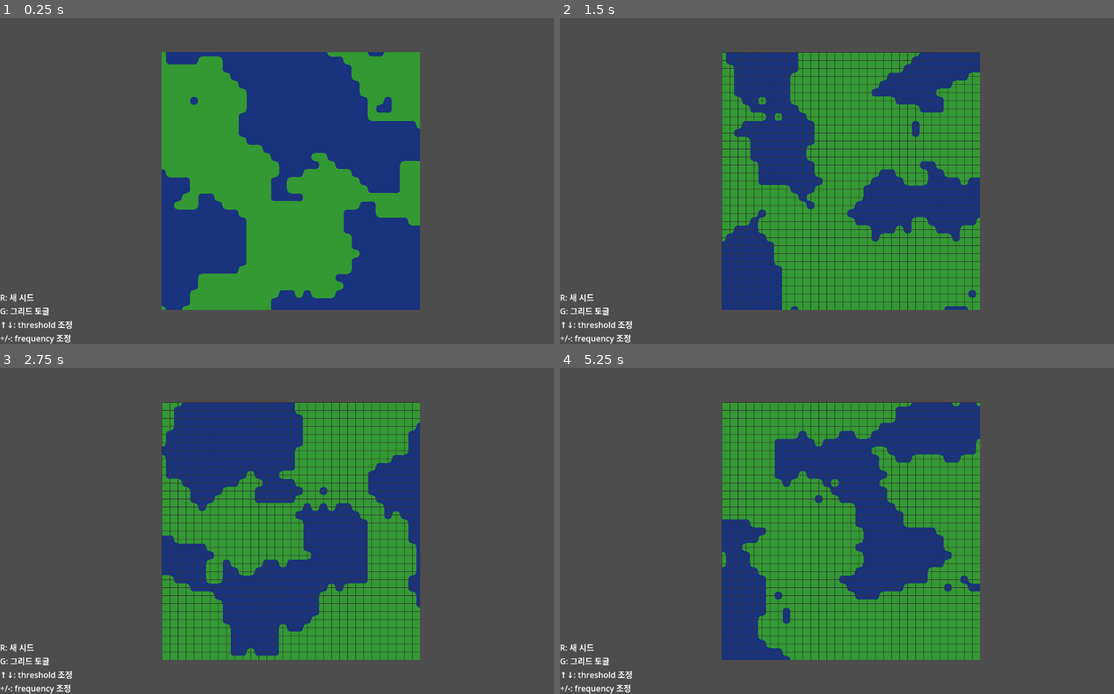
Above: before the commit, frames 1-4 (two rows, left to right).
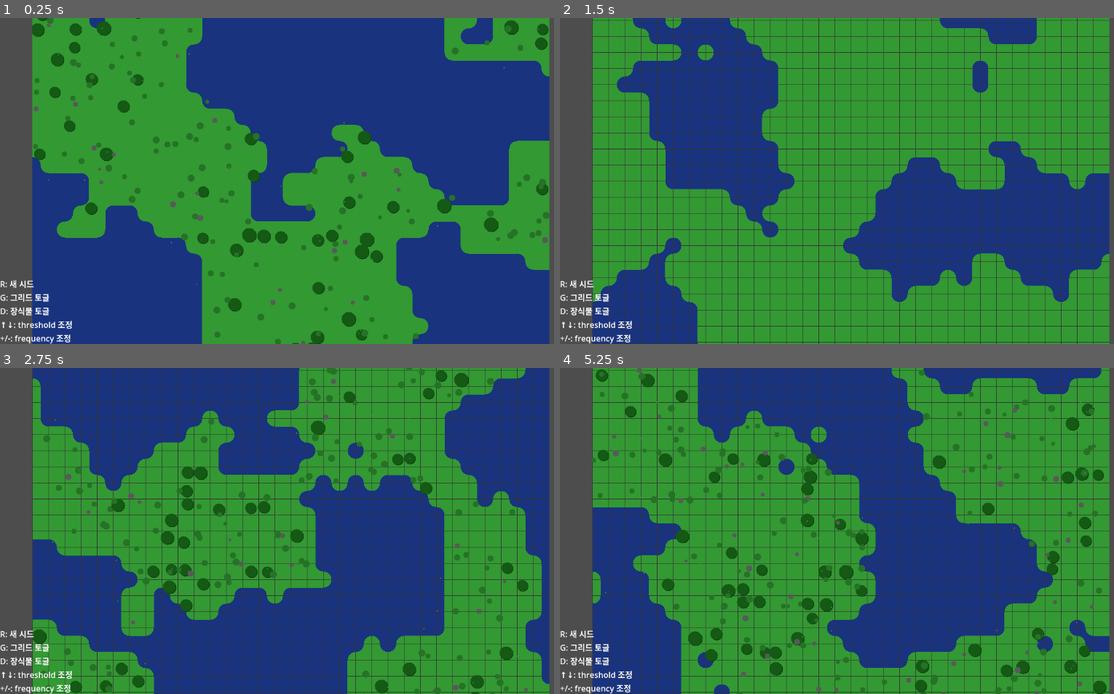
Above: after the commit, the same moments.

Repository: choe050919/World-Generator
Game: Godot game, scene res://demos/terrain/dual_grid_demo.tscn
Same seed, same stepped clock (60 frames per second), same inputs: the game is played once before the commit and once after it. The project has no main scene, so this scene is started directly.
Inputs:
- Up to frame 1 (0.25 s): no input
- Up to frame 2 (1.5 s): tap Enter at 0.5 s; hold D 0.53-1.28 s; tap R at 0.6 s; tap Space at 1.25 s; hold Down from 1.28 s (still down); tap G at 1.35 s
- Up to frame 3 (2.75 s): tap Enter at 2 s; release Down at 2.03 s; hold D from 2.03 s (still down); tap R at 2.1 s
- Up to frame 4 (5.25 s): tap Space at 2.75, 4.25 s; release D at 2.78 s; hold Up 2.78-3.53 s; tap G at 2.85, 4.35 s; tap Enter at 3.5 s; hold Down from 3.53 s (still down); tap R at 3.6, 5.1 s

The runs differ from the first frame. In frame 1, 72% of the frame differs, in the area x 0-100%, y 0-100%; in frame 2, 70%; in frame 3, 74%; in frame 4, 75%.

Commit message:
feat: Add optional decoration layer for terrain
Add DecorationLayer class that overlays decorations (trees, bushes, rocks, grass)
on top of existing terrain without modifying the core system.

Features:
- Independent layer: preserves original DualGridVisualizer
- Decorations: trees, bushes, rocks, grass with different colors
- Tile-based placement rules (FULL: all, INVERSE_CORNER: some, EDGE: grass only)
- Deterministic seed-based placement
- Toggle on/off with D key

Files:
- decoration_layer.gd (new): decoration system
- dual_grid_demo.gd: add decoration toggle
- README.md: update documentation

Diff:
--- /dev/null
+++ b/decoration_layer.gd
@@ -0,0 +1,138 @@
+class_name DecorationLayer
+extends RefCounted
+
+## 지형 위에 장식물을 추가하는 독립적인 레이어
+## 기존 이미지를 받아서 장식물을 그린 후 반환
+
+enum DecorType {
+	TREE,      # 나무 (큰 원 + 그림자)
+	BUSH,      # 덤불 (작은 원)
+	ROCK,      # 바위 (회색 원)
+	GRASS,     # 풀 (점)
+}
+
+## 장식물 배치 확률
+var tree_chance: float = 0.15
+var bush_chance: float = 0.3
+var rock_chance: float = 0.1
+var grass_density: float = 0.4
+
+## 색상 팔레트
+var tree_color := Color(0.08, 0.35, 0.08)     # 진한 초록
+var tree_shadow := Color(0.05, 0.25, 0.05)    # 나무 그림자
+var bush_color := Color(0.15, 0.45, 0.15)     # 중간 초록
+var rock_color := Color(0.35, 0.35, 0.35)     # 회색
+var grass_color := Color(0.25, 0.55, 0.25)    # 밝은 초록
+
+## 메인 함수: 이미지에 장식물 추가
+func apply(base_image: Image, terrain: DualGridTerrain, seed_value: int) -> Image:
+	# 이미지 복사 (원본 보존)
+	var img := Image.create(base_image.get_width(), base_image.get_height(), false, Image.FORMAT_RGBA8)
+	img.copy_from(base_image)
+
+	var rng := RandomNumberGenerator.new()
+	var tile_pixel_size := base_image.get_width() / terrain.grid_size.x
+
+	# 각 타일마다 장식물 생성
+	for ty in range(terrain.grid_size.y):
+		for tx in range(terrain.grid_size.x):
+			# 타일별 시드 (위치 기반으로 결정적)
+			rng.seed = _tile_seed(seed_value, tx, ty)
+
+			var tile_result := terrain.evaluate_tile(tx, ty)
+			_add_decorations_for_tile(img, tile_result.type, tx, ty, tile_pixel_size, rng)
+
+	return img
+
+## 타일별 고유 시드 생성
+func _tile_seed(base_seed: int, x: int, y: int) -> int:
+	return base_seed + x * 73856093 + y * 19349663
+
+## 타일 타입에 따라 장식물 추가
+func _add_decorations_for_tile(img: Image, tile_type: MarchingSquares.TileType, tx: int, ty: int, tile_size: int, rng: RandomNumberGenerator) -> void:
+	match tile_type:
+		MarchingSquares.TileType.FULL:
+			# 완전히 땅 - 모든 장식물 가능
+			if rng.randf() < tree_chance:
+				_draw_tree(img, tx, ty, tile_size, rng)
+
+			var bush_count := rng.randi_range(0, 2)
+			for i in bush_count:
+				if rng.randf() < bush_chance:
+					_draw_bush(img, tx, ty, tile_size, rng)
+
+			if rng.randf() < rock_chance:
+				_draw_rock(img, tx, ty, tile_size, rng)
+
+			var grass_count := rng.randi_range(0, 3)
+			for i in grass_count:
+				if rng.randf() < grass_density:
+					_draw_grass(img, tx, ty, tile_size, rng)
+
+		MarchingSquares.TileType.INVERSE_CORNER:
+			# 대부분 땅 - 적당히
+			if rng.randf() < tree_chance * 0.5:
+				_draw_tree(img, tx, ty, tile_size, rng)
+
+			if rng.randf() < bush_chance:
+				_draw_bush(img, tx, ty, tile_size, rng)
+
+			var grass_count := rng.randi_range(0, 2)
+			for i in grass_count:
+				if rng.randf() < grass_density:
+					_draw_grass(img, tx, ty, tile_size, rng)
+
+		MarchingSquares.TileType.EDGE:
+			# 절반 땅 - 풀만
+			if rng.randf() < grass_density * 0.5:
+				_draw_grass(img, tx, ty, tile_size, rng)
+
+## 나무 그리기 (큰 원 + 그림자)
+func _draw_tree(img: Image, tx: int, ty: int, tile_size: int, rng: RandomNumberGenerator) -> void:
+	var center_x := tx * tile_size + rng.randi_range(int(tile_size * 0.3), int(tile_size * 0.7))
+	var center_y := ty * tile_size + rng.randi_range(int(tile_size * 0.3), int(tile_size * 0.7))
+	var radius := int(tile_size * rng.randf_range(0.35, 0.45))
+
+	# 그림자 (약간 오프셋)
+	_draw_circle(img, center_x + 1, center_y + 1, radius, tree_shadow)
+
+	# 나무
+	_draw_circle(img, center_x, center_y, radius, tree_color)
+
+## 덤불 그리기 (작은 원)
+func _draw_bush(img: Image, tx: int, ty: int, tile_size: int, rng: RandomNumberGenerator) -> void:
+	var center_x := tx * tile_size + rng.randi_range(0, tile_size - 1)
+	var center_y := ty * tile_size + rng.randi_range(0, tile_size - 1)
+	var radius := int(tile_size * rng.randf_range(0.15, 0.25))
+
+	_draw_circle(img, center_x, center_y, radius, bush_color)
+
+## 바위 그리기 (회색 원)
+func _draw_rock(img: Image, tx: int, ty: int, tile_size: int, rng: RandomNumberGenerator) -> void:
+	var center_x := tx * tile_size + rng.randi_range(0, tile_size - 1)
+	var center_y := ty * tile_size + rng.randi_range(0, tile_size - 1)
+	var radius := int(tile_size * rng.randf_range(0.12, 0.2))
+
+	_draw_circle(img, center_x, center_y, radius, rock_color)
+
+## 풀 그리기 (작은 점)
+func _draw_grass(img: Image, tx: int, ty: int, tile_size: int, rng: RandomNumberGenerator) -> void:
+	var center_x := tx * tile_size + rng.randi_range(0, tile_size - 1)
+	var center_y := ty * tile_size + rng.randi_range(0, tile_size - 1)
+	var radius := 1
+
+	_draw_circle(img, center_x, center_y, radius, grass_color)
+
+## 원 그리기 헬퍼 (midpoint circle algorithm)
+func _draw_circle(img: Image, cx: int, cy: int, radius: int, color: Color) -> void:
+	var width := img.get_width()
+	var height := img.get_height()
+
+	# 채워진 원 그리기
+	for dy in range(-radius, radius + 1):
+		for dx in range(-radius, radius + 1):
+			if dx * dx + dy * dy <= radius * radius:
+				var x := cx + dx
+				var y := cy + dy
+				if x >= 0 and x < width and y >= 0 and y < height:
+					img.set_pixel(x, y, color)
--- a/demos/terrain/dual_grid_demo.gd
+++ b/demos/terrain/dual_grid_demo.gd
@@ -13,10 +13,12 @@
 
 ## 시각화 설정
 @export var show_grid: bool = false
+@export var show_decorations: bool = true  # 장식물 표시
 
 var _factory := NoiseFieldFactory.new()
 var _terrain: DualGridTerrain
 var _visualizer: DualGridVisualizer
+var _decoration_layer: DecorationLayer
 
 func _ready() -> void:
 	_setup()
@@ -29,7 +31,8 @@
 	_visualizer = DualGridVisualizer.new()
 	_visualizer.tile_pixel_size = tile_pixel_size
 	_visualizer.show_grid = show_grid
-	# 패턴 생성은 _init()에서 자동으로 됨
+
+	_decoration_layer = DecorationLayer.new()
 
 func _regenerate() -> void:
 	# 노이즈 필드 생성
@@ -51,6 +54,11 @@
 
 func _render() -> void:
 	var img := _visualizer.render(_terrain)
+
+	# 장식물 레이어 적용 (선택적)
+	if show_decorations:
+		img = _decoration_layer.apply(img, _terrain, noise_seed)
+
 	view.texture = ImageTexture.create_from_image(img)
 
 func _unhandled_input(event: InputEvent) -> void:
@@ -62,6 +70,10 @@
 			KEY_G:
 				_visualizer.show_grid = not _visualizer.show_grid
 				_render()
+			KEY_D:
+				show_decorations = not show_decorations
+				_render()
+				print("Decorations: ", "ON" if show_decorations else "OFF")
 			KEY_UP:
 				threshold = min(1.0, threshold + 0.05)
 				_terrain.threshold = threshold
--- a/demos/terrain/dual_grid_demo.tscn
+++ b/demos/terrain/dual_grid_demo.tscn
@@ -11,7 +11,7 @@
 grow_vertical = 2
 script = ExtResource("1_p14wi")
 grid_size = Vector2i(32, 32)
-tile_pixel_size = 16
+tile_pixel_size = 32
 
 [node name="View" type="TextureRect" parent="."]
 layout_mode = 1
@@ -38,5 +38,6 @@
 grow_vertical = 0
 text = "R: 새 시드
 G: 그리드 토글
+D: 장식물 토글
 ↑↓: threshold 조정
 +/-: frequency 조정"
--- a/project.godot
+++ b/project.godot
@@ -13,3 +13,7 @@
 config/name="World Generator"
 config/features=PackedStringArray("4.5", "Forward Plus")
 config/icon="res://icon.svg"
+
+[display]
+
+window/size/mode=2
Not shown, added: decoration_layer.gd.uid
